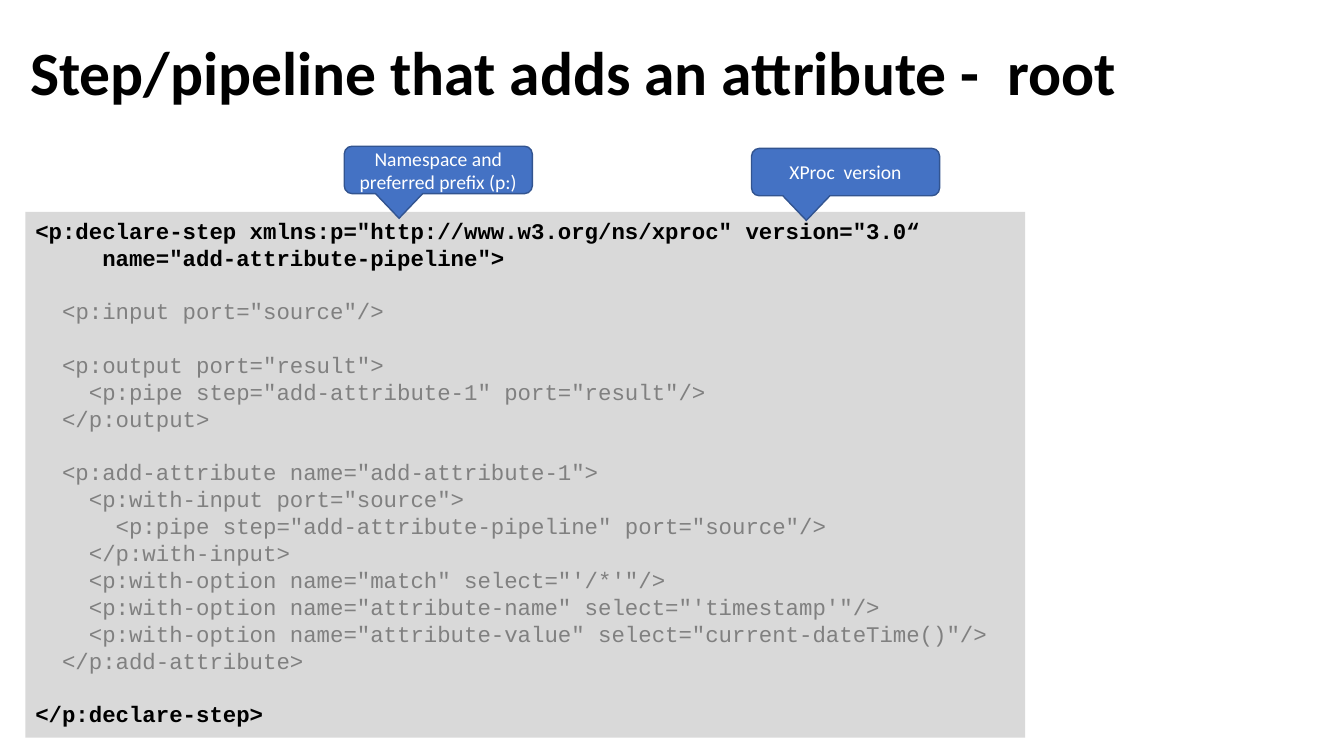
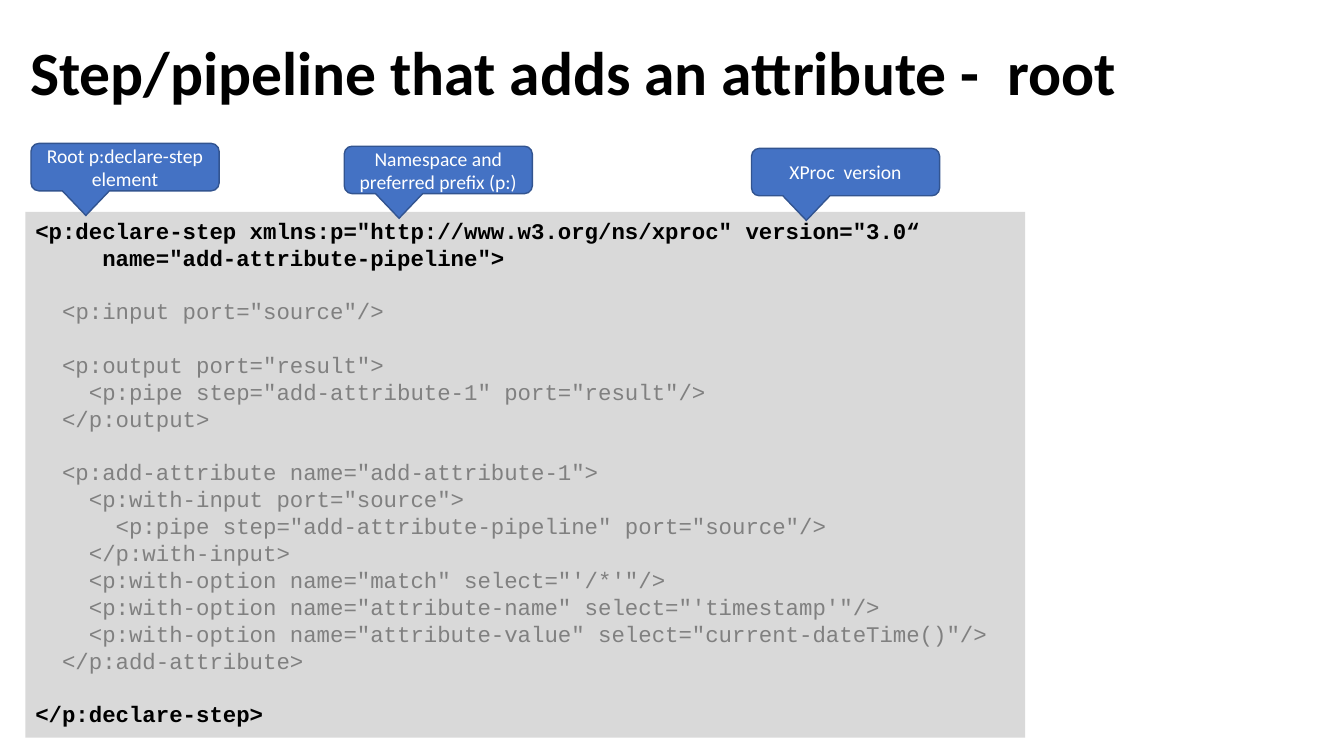
Before and after one commit to svanteschubert/DocEng-2019-XProc, a slide deck: slide 13 of presentation/Introduction to XProc 3.0.pptx. Drawn at 1344x756 pixels with LibreOffice and Linux fonts; fonts in the diff are those of the drawing; background and template pictures are left out. Boxes give left, top, right and bottom in pixels: in the first picture for what was removed or moved away, otherwise in the second. Text is boxed around its words. In the diff, an @@ line names an element or a change of style, - is before the commit and + after.

```diff
--- a/presentation/Introduction to XProc 3.0.pptx
+++ b/presentation/Introduction to XProc 3.0.pptx
@@ rounded speech box added at <box>31,143,220,191</box>, fill #4472C4, outline #325491 1 pt, 14 pt, text #FFFFFF @@
+Root p:declare-step element
```
Also in this commit, not shown: 9 other slides changed, 2 slides added, 1 other file.
